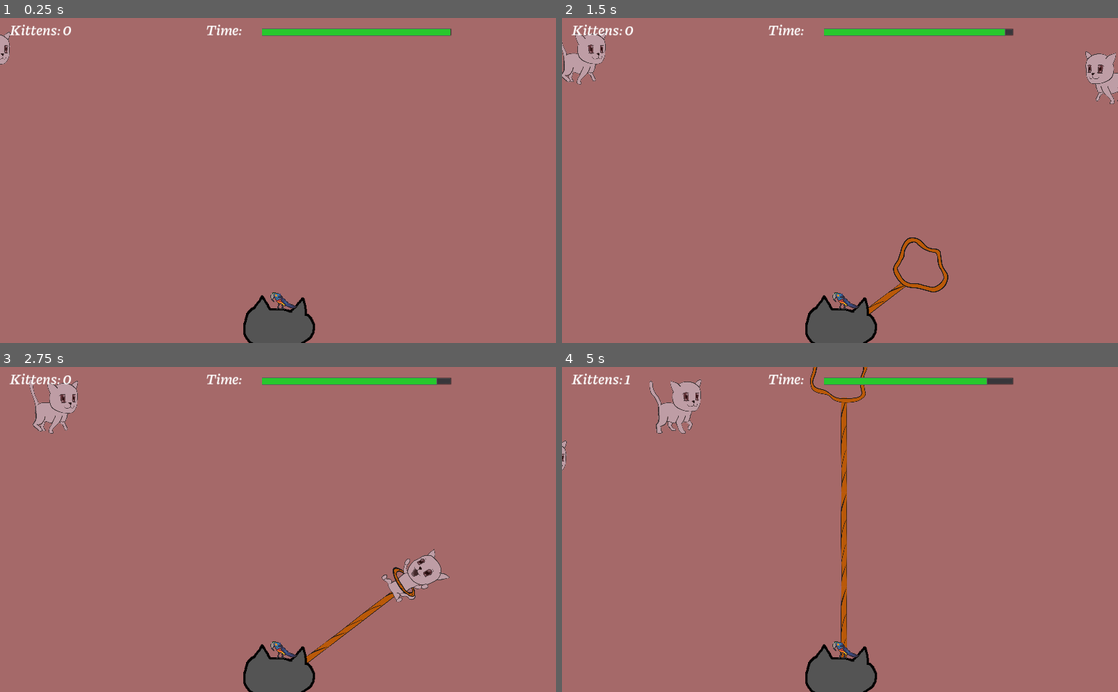
Above: before the commit, frames 1-4 (two rows, left to right).
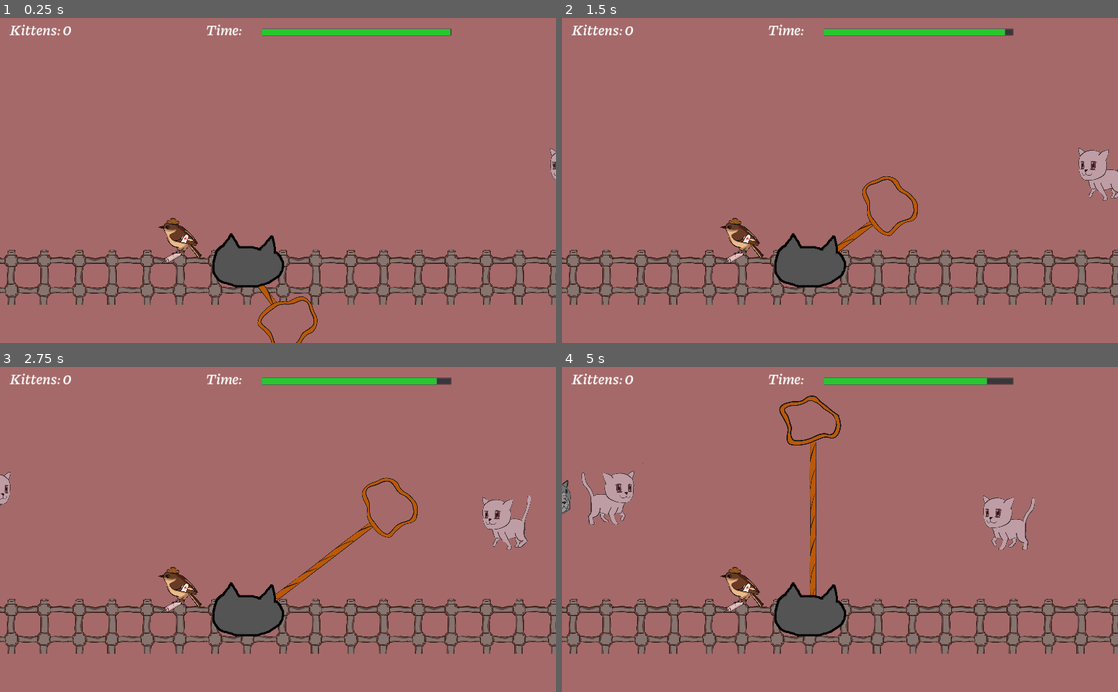
Above: after the commit, the same moments.

Repository: metcalf-putnam/purrposeful_jam_2020
Game: Godot game, scene res://root.tscn
Same seed, same stepped clock (60 frames per second), same inputs: the game is played once before the commit and once after it. Sound files missing from this copy of the repository are replaced by a short silence.
Inputs (mouse positions are in pixels of both pictures, inside the frame that each line leads up to):
- Up to frame 1 (0.25 s): no input
- Up to frame 2 (1.5 s): move the mouse to (840, 300) at 0.52 s; click (840, 300) at 0.67 s; move the mouse to (728, 196) at 1.27 s; click (728, 196) at 1.42 s
- Up to frame 3 (2.75 s): move the mouse to (333, 458) at 2.02 s; click (333, 458) at 2.17 s
- Up to frame 4 (5 s): move the mouse to (812, 594) at 2.77 s; click (812, 594) at 2.92 s; move the mouse to (1006, 578) at 3.52 s; click (1006, 578) at 3.67 s; move the mouse to (673, 480) at 4.27 s; click (673, 480) at 4.42 s

The runs differ from the first frame. In frame 1, 11% of the frame differs, in the area x 0-100%, y 4-100%; in frame 2, 13%; in frame 3, 14%; in frame 4, 15%, in the area x 0-100%, y 0-100%.

Commit message:
added puppy, new visuals, and one main kitten manager instead of two

Diff:
--- a/bird/bird.gd
+++ b/bird/bird.gd
@@ -11,53 +11,30 @@
 
 func _ready():
 	rng.randomize()
-	load_songs()
 	$CooldownTimer.start()
-
-
-func load_songs():
-	var prefix := "res://bird/Bird"
-	var suffix := ".wav"
-
-	for i in range(1, 5):
-		var song_path = prefix + str(i) + suffix
-		var song = load(song_path)
-		songs.append(song)
 
 
 func sing():
 	can_sing = false
 	state = State.SINGING
 	update_sprite()
-	$CooldownTimer.start()
-	$SongTimer.start()
-	play_song_file()
-
-
-func play_song_file():
-	var song = songs[rng.randi_range(0, len(songs) - 1)]
-	$AudioStreamPlayer.stream = song
 	$AudioStreamPlayer.play()
+	Music.bird_song = true
 	get_tree().call_group("kittens", "listen")
 
 
 func _on_AudioStreamPlayer_finished():
-	if state == State.SINGING:
-		play_song_file()
-	else:
-		state = State.IDLE
-		update_sprite()
-		get_tree().call_group("kittens", "walk")
+	state = State.IDLE
+	Music.bird_song = false
+	update_sprite()
+	get_tree().call_group("kittens", "walk")
+	$CooldownTimer.start()
 
 
 func _on_CooldownTimer_timeout():
 	can_sing = true
 	state = State.READY
 	update_sprite()
-
-
-func _on_SongTimer_timeout():
-	state = State.IDLE
 
 
 func _on_Area2D_input_event(viewport, event, shape_idx):
--- a/bird/bird.tscn
+++ b/bird/bird.tscn
@@ -1,15 +1,15 @@
-[gd_scene load_steps=8 format=2]
+[gd_scene load_steps=9 format=2]
 
-[ext_resource path="res://bird/bird.png" type="Texture" id=1]
+[ext_resource path="res://bird/birbsheet.png" type="Texture" id=1]
 [ext_resource path="res://bird/bird.gd" type="Script" id=2]
 [ext_resource path="res://prog_art/circle.png" type="Texture" id=3]
+[ext_resource path="res://bird/BirdCall_Long.wav" type="AudioStream" id=4]
 
-[sub_resource type="CircleShape2D" id=3]
+[sub_resource type="CircleShape2D" id=1]
 radius = 38.6305
 
-[sub_resource type="Animation" id=1]
-resource_name = "idle"
-length = 0.1
+[sub_resource type="Animation" id=2]
+length = 2.5
 tracks/0/type = "value"
 tracks/0/path = NodePath("Sprite:frame")
 tracks/0/interp = 1
@@ -20,7 +20,7 @@
 "times": PoolRealArray( 0 ),
 "transitions": PoolRealArray( 1 ),
 "update": 1,
-"values": [ 0 ]
+"values": [ 4 ]
 }
 tracks/1/type = "value"
 tracks/1/path = NodePath("Area2D/Sprite:visible")
@@ -64,9 +64,8 @@
 "values": [ Color( 1, 1, 1, 0 ), Color( 0.941176, 0.882353, 0.4, 0.615686 ), Color( 0.941176, 0.882353, 0.4, 0 ) ]
 }
 
-[sub_resource type="Animation" id=2]
-resource_name = "sing"
-length = 0.4
+[sub_resource type="Animation" id=4]
+length = 0.5
 loop = true
 tracks/0/type = "value"
 tracks/0/path = NodePath("Sprite:frame")
@@ -75,10 +74,10 @@
 tracks/0/imported = false
 tracks/0/enabled = true
 tracks/0/keys = {
-"times": PoolRealArray( 0, 0.2 ),
-"transitions": PoolRealArray( 1, 1 ),
+"times": PoolRealArray( 0, 0.1, 0.2, 0.3, 0.4 ),
+"transitions": PoolRealArray( 1, 1, 1, 1, 1 ),
 "update": 1,
-"values": [ 1, 2 ]
+"values": [ 0, 1, 2, 0, 1 ]
 }
 tracks/1/type = "value"
 tracks/1/path = NodePath("Area2D/Sprite:visible")
@@ -99,6 +98,7 @@
 [node name="Area2D" type="Area2D" parent="."]
 
 [node name="Sprite" type="Sprite" parent="Area2D"]
+visible = false
 modulate = Color( 1, 1, 1, 0 )
 position = Vector2( -8.07088, 15.5414 )
 scale = Vector2( 0.85, 0.85 )
@@ -107,21 +107,23 @@
 [node name="CollisionShape2D" type="CollisionShape2D" parent="Area2D"]
 visible = false
 position = Vector2( -7.55099, 14.6301 )
-shape = SubResource( 3 )
+shape = SubResource( 1 )
 
 [node name="Sprite" type="Sprite" parent="."]
+scale = Vector2( 0.2, 0.2 )
 texture = ExtResource( 1 )
-hframes = 5
+vframes = 2
+hframes = 4
 
 [node name="AnimationPlayer" type="AnimationPlayer" parent="."]
 autoplay = "idle"
-anims/idle = SubResource( 1 )
-anims/ready = SubResource( 4 )
-anims/sing = SubResource( 2 )
+anims/idle = SubResource( 2 )
+anims/ready = SubResource( 3 )
+anims/sing = SubResource( 4 )
 
 [node name="AudioStreamPlayer" type="AudioStreamPlayer" parent="."]
+stream = ExtResource( 4 )
 volume_db = -8.0
-pitch_scale = 0.9
 
 [node name="CooldownTimer" type="Timer" parent="."]
 wait_time = 15.0
--- a/kitten/kitten.gd
+++ b/kitten/kitten.gd
@@ -6,10 +6,16 @@
 var speed = 50
 enum State {WALKING, LISTENING, IDLE}
 var state = State.IDLE
+var meows = []
+var rng = RandomNumberGenerator.new()
 
 
 func _ready():
 	set_process(false)
+
+
+func init_meow(meow : AudioStream):
+	$Enter.stream = meow
 
 
 func _on_Kitten_body_entered(body):
@@ -30,7 +36,7 @@
 
 func get_lassoed():
 	caught = true
-	$Mew.play()
+	$Caught.play()
 	$AnimationPlayer.play("caught")
 
 
@@ -38,6 +44,13 @@
 	if caught or !entered:
 		return
 	queue_free()
+
+
+func _on_VisibilityNotifier2D_screen_entered():
+	entered = true
+	$Enter.play()
+	if Music.bird_song:
+		listen()
 
 
 func _on_Mew_finished():
@@ -54,13 +67,9 @@
 	capture_complete = true
 	# Makes invisible if capture mew still playing
 	visible = false  # TODO: reparent kitten so is bouncing around main character
-	if $Mew.is_playing():
+	if $Caught.is_playing():
 		return
 	queue_free()
-
-
-func _on_VisibilityNotifier2D_screen_entered():
-	entered = true
 
 
 func _process(delta):
--- a/kitten/kitten.tscn
+++ b/kitten/kitten.tscn
@@ -2,7 +2,7 @@
 
 [ext_resource path="res://kitten/kittenspritesheet.png" type="Texture" id=1]
 [ext_resource path="res://kitten/kitten.gd" type="Script" id=2]
-[ext_resource path="res://kitten/sounds/mews4.wav" type="AudioStream" id=3]
+[ext_resource path="res://kitten/Cat Caught1.wav" type="AudioStream" id=3]
 
 [sub_resource type="CapsuleShape2D" id=1]
 radius = 27.3061
@@ -131,12 +131,12 @@
 shape = SubResource( 1 )
 
 [node name="Sprite" type="Sprite" parent="."]
-scale = Vector2( 0.257274, 0.246363 )
+scale = Vector2( 0.25, 0.25 )
 texture = ExtResource( 1 )
 offset = Vector2( 0, 1.45475 )
 vframes = 2
 hframes = 5
-frame = 4
+frame = 5
 
 [node name="AnimationPlayer" type="AnimationPlayer" parent="."]
 autoplay = "idle"
@@ -144,12 +144,17 @@
 anims/idle = SubResource( 3 )
 anims/walk = SubResource( 4 )
 
-[node name="Mew" type="AudioStreamPlayer2D" parent="."]
+[node name="Caught" type="AudioStreamPlayer2D" parent="."]
+position = Vector2( 1.50217, -1.46518 )
 stream = ExtResource( 3 )
 
 [node name="VisibilityNotifier2D" type="VisibilityNotifier2D" parent="."]
+
+[node name="Enter" type="AudioStreamPlayer2D" parent="."]
+position = Vector2( -3.53467, -15.3271 )
+volume_db = -10.0
 [connection signal="body_entered" from="." to="." method="_on_Kitten_body_entered"]
 [connection signal="animation_finished" from="AnimationPlayer" to="." method="_on_AnimationPlayer_animation_finished"]
-[connection signal="finished" from="Mew" to="." method="_on_Mew_finished"]
+[connection signal="finished" from="Caught" to="." method="_on_Mew_finished"]
 [connection signal="screen_entered" from="VisibilityNotifier2D" to="." method="_on_VisibilityNotifier2D_screen_entered"]
 [connection signal="screen_exited" from="VisibilityNotifier2D" to="." method="_on_VisibilityNotifier2D_screen_exited"]
--- a/kitten_manager/kitten_manager.gd
+++ b/kitten_manager/kitten_manager.gd
@@ -1,24 +1,61 @@
 extends Node2D
 var rng = RandomNumberGenerator.new()
 export (PackedScene) var Kitten
+export (PackedScene) var Puppy
 export var right_walking = true
-var random_limit = 200
+var random_limit = 135
+var meows = []
+var min_time = 1.5
+var max_time = 3.5
+var time_spent = 0
+var puppy_index = 0
+var puppy_array = [2, 22, 42, 55]
+
 
 func _ready():
-	spawn_kitten()
+	load_meows()
+	spawn_kitten(true)
 	rng.randomize()
 
 
-func _on_Timer_timeout():
-	spawn_kitten()
+func load_meows():
+	var prefix := "res://kitten/sounds/mews"
+	var suffix := ".wav"
+	for i in range(1, 10):
+		if i == 4:
+			continue # this is the caught one for now
+		var meow = prefix + str(i) + suffix
+		meows.append(load(meow))
 
 
-func spawn_kitten():
-	var kitten = Kitten.instance()
-	$Spawn.add_child(kitten)
-	kitten.position += Vector2(0, rng.randf_range(-random_limit, random_limit))
-	if right_walking:
-		kitten.walk(Vector2(1, 0))
+func _on_Timer_timeout():
+	if puppy_index < len(puppy_array) and puppy_array[puppy_index] <= time_spent:
+		spawn_kitten(false)
+		puppy_index += 1
 	else:
+		spawn_kitten(true)
+	var wait_time = rng.randf_range(min_time, max_time)
+	$Timer.start(wait_time)
+	time_spent += wait_time
+
+
+func spawn_kitten(kitty_bool):
+	var right_bool = rng.randi_range(0, 1)
+	var kitten
+	if kitty_bool:
+		kitten = get_random_kitten()
+		kitten.init_meow(meows[rng.randi_range(0, len(meows) - 1)])
+	else:
+		kitten = Puppy.instance()
+	if right_bool:
+		$RightSpawn.add_child(kitten)
 		kitten.walk(Vector2(-1, 0))
 		kitten.scale.x = -1
+	else:
+		$LeftSpawn.add_child(kitten)
+		kitten.walk(Vector2(1, 0))
+	kitten.position += Vector2(0, rng.randf_range(-random_limit, random_limit))
+
+func get_random_kitten():
+	# TODO: when get different kitten types, pick one according to probability distribution
+	return Kitten.instance()
--- a/kitten_manager/kitten_manager.tscn
+++ b/kitten_manager/kitten_manager.tscn
@@ -7,10 +7,14 @@
 script = ExtResource( 1 )
 Kitten = ExtResource( 2 )
 
-[node name="Spawn" type="Position2D" parent="."]
+[node name="LeftSpawn" type="Position2D" parent="."]
 position = Vector2( -36.3525, 221.768 )
 
+[node name="RightSpawn" type="Position2D" parent="."]
+position = Vector2( 1068.15, 227.425 )
+
 [node name="Timer" type="Timer" parent="."]
-wait_time = 5.0
+wait_time = 2.5
+one_shot = true
 autostart = true
 [connection signal="timeout" from="Timer" to="." method="_on_Timer_timeout"]
--- a/lasso/lasso.tscn
+++ b/lasso/lasso.tscn
@@ -10,33 +10,34 @@
 [ext_resource path="res://lasso/Lasso_ Miss.wav" type="AudioStream" id=8]
 [ext_resource path="res://lasso/Lasso_ Pull.wav" type="AudioStream" id=9]
 
-[sub_resource type="AtlasTexture" id=2]
+[sub_resource type="AtlasTexture" id=1]
 flags = 4
 atlas = ExtResource( 2 )
 region = Rect2( 0, 1500, 500, 500 )
 
-[sub_resource type="AtlasTexture" id=3]
+[sub_resource type="AtlasTexture" id=2]
 flags = 4
 atlas = ExtResource( 2 )
 region = Rect2( 500, 1500, 500, 500 )
 
-[sub_resource type="AtlasTexture" id=4]
+[sub_resource type="AtlasTexture" id=3]
 flags = 4
 atlas = ExtResource( 2 )
 region = Rect2( 1000, 1500, 500, 500 )
 
-[sub_resource type="SpriteFrames" id=5]
+[sub_resource type="SpriteFrames" id=4]
 animations = [ {
-"frames": [ SubResource( 2 ), SubResource( 3 ), SubResource( 4 ) ],
+"frames": [ SubResource( 1 ), SubResource( 2 ), SubResource( 3 ) ],
 "loop": true,
 "name": "default",
 "speed": 5.0
 } ]
 
-[sub_resource type="CircleShape2D" id=1]
+[sub_resource type="CircleShape2D" id=5]
 radius = 53.9386
 
 [node name="Lasso" type="Node2D"]
+z_index = 1
 script = ExtResource( 3 )
 
 [node name="Rope" type="Sprite" parent="."]
@@ -66,13 +67,14 @@
 position = Vector2( 0, 0.5 )
 rotation = 3.14159
 scale = Vector2( 0.25, 0.25 )
-frames = SubResource( 5 )
+frames = SubResource( 4 )
+frame = 2
 playing = true
 offset = Vector2( 0, 21 )
 
 [node name="CollisionShape2D" type="CollisionShape2D" parent="Tip"]
 position = Vector2( -4.17629, -4.45481 )
-shape = SubResource( 1 )
+shape = SubResource( 5 )
 
 [node name="Sprite" type="Sprite" parent="Tip/CollisionShape2D"]
 visible = false
--- a/music/music.gd
+++ b/music/music.gd
@@ -1,4 +1,5 @@
 extends Node
+var bird_song = false
 
 
 func _ready():
--- a/player/player.gd
+++ b/player/player.gd
@@ -8,5 +8,13 @@
 
 
 func _on_Lasso_kitten_detained(kitten):
-	EventHub.emit_signal("increment_kittens")
+	# TODO: check if kitten is actually a puppy
+	if kitten.is_in_group("puppies"):
+		_on_puppy_caught()
+	else:
+		EventHub.emit_signal("increment_kittens")
 	kitten.be_detained()
+
+
+func _on_puppy_caught():
+	pass
--- a/player/player.tscn
+++ b/player/player.tscn
@@ -14,6 +14,7 @@
 [node name="Lasso" parent="." instance=ExtResource( 3 )]
 
 [node name="Sprite" type="Sprite" parent="."]
+z_index = 1
 texture = ExtResource( 1 )
 
 [node name="CollisionShape2D" type="CollisionShape2D" parent="."]
--- /dev/null
+++ b/puppy/puppy.tscn
@@ -0,0 +1,19 @@
+[gd_scene load_steps=5 format=2]
+
+[ext_resource path="res://kitten/kitten.tscn" type="PackedScene" id=1]
+[ext_resource path="res://puppy/doggo3spritesheet.png" type="Texture" id=2]
+[ext_resource path="res://puppy/Dog Caught.wav" type="AudioStream" id=3]
+[ext_resource path="res://puppy/MeoWoof_1.wav" type="AudioStream" id=4]
+
+[node name="Puppy" groups=[
+"puppies",
+] instance=ExtResource( 1 )]
+
+[node name="Sprite" parent="." index="1"]
+texture = ExtResource( 2 )
+
+[node name="Caught" parent="." index="3"]
+stream = ExtResource( 3 )
+
+[node name="Enter" parent="." index="5"]
+stream = ExtResource( 4 )
--- a/root.gd
+++ b/root.gd
@@ -12,6 +12,7 @@
 func _on_TimeMeter_time_out():
 	get_tree().paused = true
 	Music.stop()
+	$AnimationPlayer.play("fade_to_black")
 	var end_screen = EndScreen.instance()
 	end_screen.init($CanvasLayer/Count.kitten_count, $CanvasLayer/Count.goal)
 	add_child(end_screen)
--- a/root.tscn
+++ b/root.tscn
@@ -8,6 +8,24 @@
 [ext_resource path="res://root.gd" type="Script" id=6]
 [ext_resource path="res://utils/time_meter.gd" type="Script" id=7]
 [ext_resource path="res://ui/EndScreen.tscn" type="PackedScene" id=8]
+[ext_resource path="res://puppy/puppy.tscn" type="PackedScene" id=9]
+[ext_resource path="res://environment/fence.png" type="Texture" id=10]
+
+[sub_resource type="TileSet" id=3]
+0/name = "fence.png 0"
+0/texture = ExtResource( 10 )
+0/tex_offset = Vector2( 0, 0 )
+0/modulate = Color( 1, 1, 1, 1 )
+0/region = Rect2( 0, 96, 512, 416 )
+0/tile_mode = 0
+0/occluder_offset = Vector2( 0, 0 )
+0/navigation_offset = Vector2( 0, 0 )
+0/shape_offset = Vector2( 0, 0 )
+0/shape_transform = Transform2D( 1, 0, 0, 1, 0, 0 )
+0/shape_one_way = false
+0/shape_one_way_margin = 0.0
+0/shapes = [  ]
+0/z_index = 0
 
 [sub_resource type="DynamicFont" id=1]
 size = 28
@@ -21,6 +39,38 @@
 border_width_right = 1
 border_width_bottom = 1
 border_color = Color( 0.364706, 0.368627, 0.364706, 1 )
+
+[sub_resource type="Animation" id=4]
+resource_name = "fade_to_black"
+length = 0.5
+tracks/0/type = "value"
+tracks/0/path = NodePath("ColorRect2:modulate")
+tracks/0/interp = 1
+tracks/0/loop_wrap = true
+tracks/0/imported = false
+tracks/0/enabled = true
+tracks/0/keys = {
+"times": PoolRealArray( 0, 0.3 ),
+"transitions": PoolRealArray( 1, 1 ),
+"update": 0,
+"values": [ Color( 0, 0, 0, 0 ), Color( 0, 0, 0, 0.752941 ) ]
+}
+
+[sub_resource type="Animation" id=5]
+resource_name = "idle"
+length = 0.1
+tracks/0/type = "value"
+tracks/0/path = NodePath("ColorRect2:modulate")
+tracks/0/interp = 1
+tracks/0/loop_wrap = true
+tracks/0/imported = false
+tracks/0/enabled = true
+tracks/0/keys = {
+"times": PoolRealArray( 0 ),
+"transitions": PoolRealArray( 1 ),
+"update": 0,
+"values": [ Color( 0, 0, 0, 0 ) ]
+}
 
 [node name="Root" type="Node2D"]
 pause_mode = 2
@@ -36,21 +86,25 @@
 "_edit_use_anchors_": false
 }
 
+[node name="Fence" type="TileMap" parent="."]
+position = Vector2( 0, 50 )
+scale = Vector2( 0.25, 0.25 )
+tile_set = SubResource( 3 )
+cell_size = Vector2( 500, 500 )
+format = 1
+tile_data = PoolIntArray( 262143, 0, 0, 196608, 0, 0, 196609, 0, 0, 196610, 0, 0, 196611, 0, 0, 196612, 0, 0, 196613, 0, 0, 196614, 0, 0, 196615, 0, 0, 196616, 0, 0 )
+
+[node name="Bird" parent="." instance=ExtResource( 2 )]
+pause_mode = 1
+position = Vector2( 329.858, 408.408 )
+
 [node name="Player" parent="." instance=ExtResource( 1 )]
 pause_mode = 1
-position = Vector2( 515.248, 573.98 )
+position = Vector2( 458.116, 459.182 )
 
 [node name="KittenManager" parent="." instance=ExtResource( 5 )]
 pause_mode = 1
-
-[node name="KittenManager2" parent="." instance=ExtResource( 5 )]
-pause_mode = 1
-position = Vector2( 1117.55, 3.77977 )
-right_walking = false
-
-[node name="Bird" parent="." instance=ExtResource( 2 )]
-pause_mode = 1
-position = Vector2( 524.576, 506.488 )
+Puppy = ExtResource( 9 )
 
 [node name="CanvasLayer" type="CanvasLayer" parent="."]
 pause_mode = 1
@@ -98,5 +152,19 @@
 [node name="Timer" type="Timer" parent="CanvasLayer/TimeLabel/TimeMeter"]
 wait_time = 0.1
 autostart = true
+
+[node name="ColorRect2" type="ColorRect" parent="."]
+modulate = Color( 0, 0, 0, 0.752941 )
+margin_right = 1024.0
+margin_bottom = 600.0
+mouse_filter = 2
+__meta__ = {
+"_edit_use_anchors_": false
+}
+
+[node name="AnimationPlayer" type="AnimationPlayer" parent="."]
+autoplay = "idle"
+anims/fade_to_black = SubResource( 4 )
+anims/idle = SubResource( 5 )
 [connection signal="time_out" from="CanvasLayer/TimeLabel/TimeMeter" to="." method="_on_TimeMeter_time_out"]
 [connection signal="timeout" from="CanvasLayer/TimeLabel/TimeMeter/Timer" to="CanvasLayer/TimeLabel/TimeMeter" method="_on_Timer_timeout"]
Not shown, added: bird/BirdCall_Long.wav.import
Binary file added: bird/birbsheet.png
Not shown, added: bird/birbsheet.png.import
Not shown: 1 places in bird/bird.tscn that only renumber resources
Binary file added: environment/fence.png
Not shown, added: environment/fence.png.import
Not shown, added: kitten/Cat Caught1.wav.import
Not shown, added: lasso/Lasso_ Miss 2.wav.import
Not shown, added: puppy/Dog Caught.wav.import
Not shown, added: puppy/Fake Meow.wav.import
Not shown, added: puppy/MeoWoof2.wav.import
Not shown, added: puppy/MeoWoof_1.wav.import
(and 11 more such lines)
